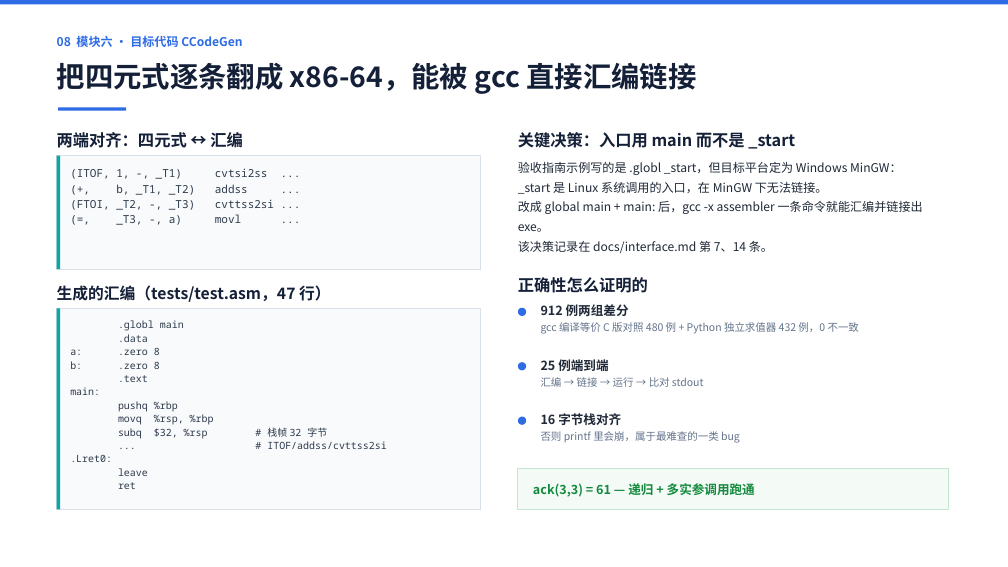
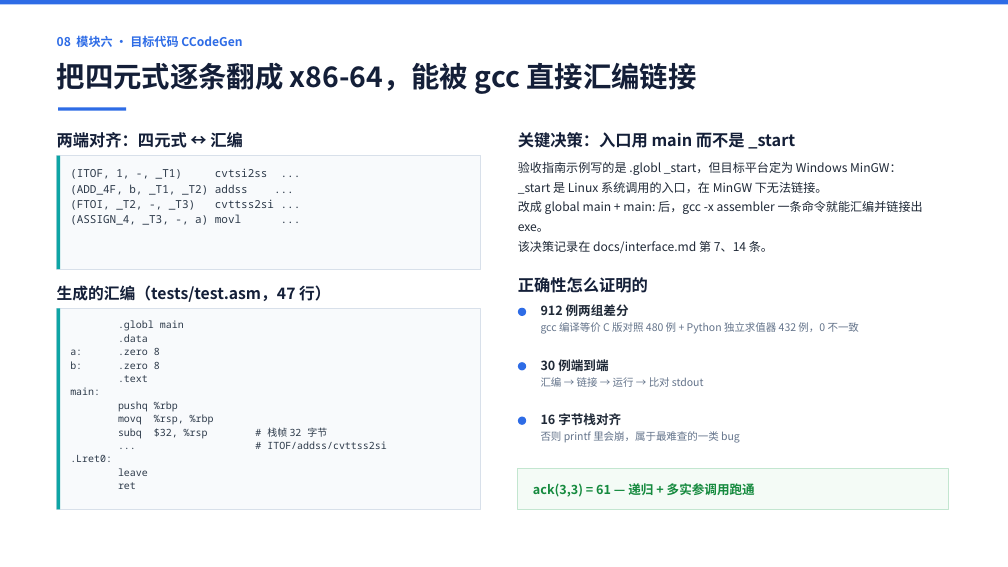
Before and after one commit to 9527-qincheng/MiniCCompiler, a slide deck: slide 9 of docs/MiniC编译器_答辩演示.pptx. Drawn at 1008x567 pixels with LibreOffice and Linux fonts; fonts in the diff are those of the drawing. Boxes give left, top, right and bottom in pixels: in the first picture for what was removed or moved away, otherwise in the second. Text is boxed around its words. In the diff, an @@ line names an element or a change of style, - is before the commit and + after.

```diff
--- a/docs/MiniC编译器_答辩演示.pptx
+++ b/docs/MiniC编译器_答辩演示.pptx
@@ text at [70,184,248,195]: text changed @@
-(+, b, _T1, _T2) addss ...
+(ADD_4F, b, _T1, _T2) addss ...
@@ text at [70,214,241,225]: text changed @@
-(=, _T3, -, a) movl ...
+(ASSIGN_4, _T3, -, a) movl ...
@@ text at [541,357,608,374]: text changed @@
-25 例端到端
+30 例端到端
```
Also in this commit, not shown: 4 other slides changed, 34 other files.
